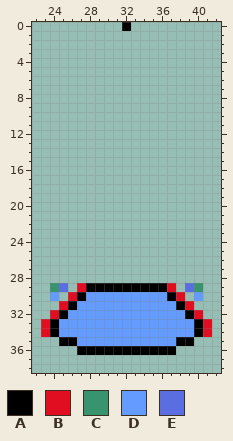
Two states of a pixel-art file, gfx/aseprite/1slot-2.aseprite. The picture above is the old version.
64x64 pixels, 1 frame. Shown: x 22..42, y 0..38.
Palette (. is transparent): A #000000  B #e10d21  C #37946e  D #639bff  E #5b6ee1
The same view after the edit:
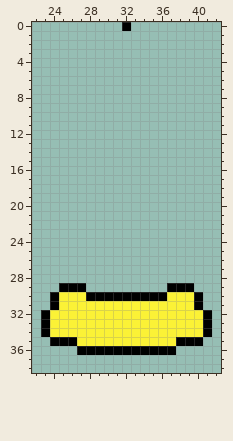
Edits made:
{"colour":"D","old":"#639bff","new":"#fbf236"}
{"where": "layer \"Template\""}
{"y":29,"x":24,"old":"CE.BAAAAAAAAAB.EC","new":".AAA.........AAA."}
{"y":30,"x":24,"old":"D.BADDDDDDDDDAB.D","new":"ADDDAAAAAAAAADDDA"}
{"y":31,"x":24,"old":".BA","new":"ADD"}
{"y":31,"x":38,"old":"AB.","new":"DDA"}
{"y":32,"x":23,"old":".BA","new":"ADD"}
{"y":32,"x":39,"old":"AB.","new":"DDA"}
{"y":33,"x":23,"old":"BA","new":"AD"}
{"y":33,"x":40,"old":"AB","new":"DA"}
{"y":34,"x":23,"old":"BA","new":"AD"}
{"y":34,"x":40,"old":"AB","new":"DA"}
{"y":35,"x":24,"old":".","new":"A"}
{"y":35,"x":40,"old":".","new":"A"}
{"label":"changed","picture_box":[41,283,212,346]}
